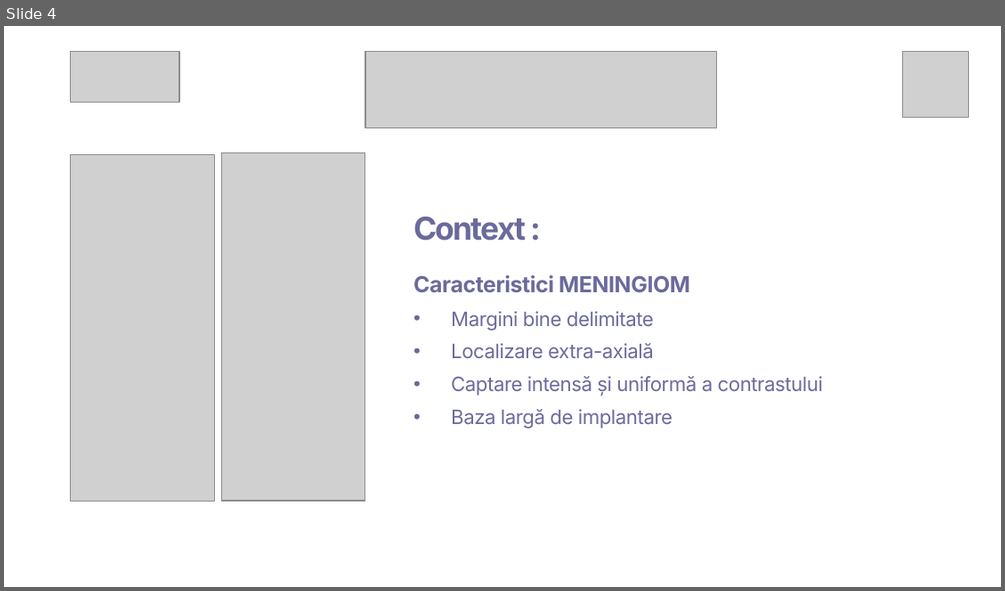
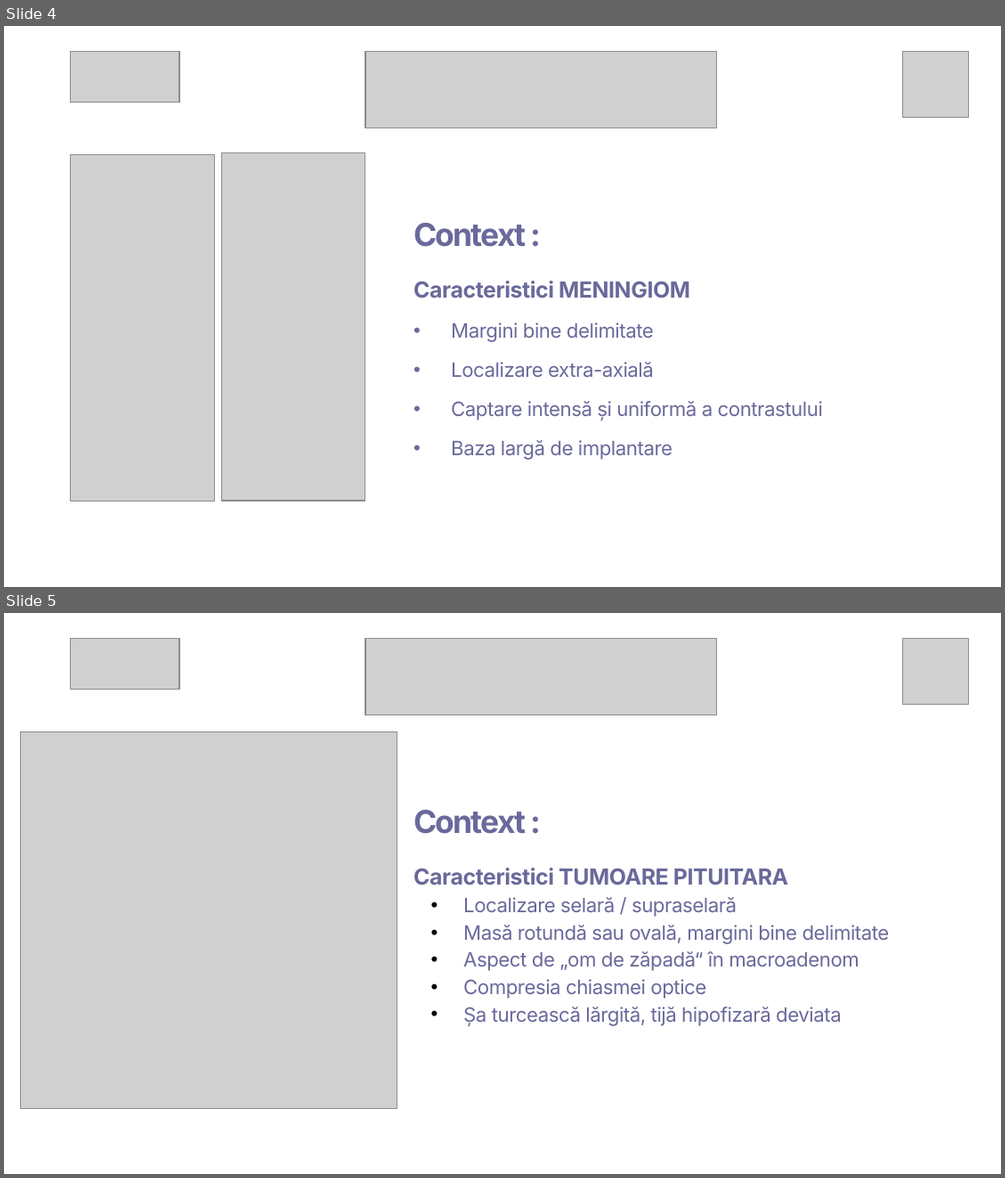
Before and after one commit to Sstar7-UNI/NeuroLens, a slide deck: Hritcu_Condrea.pptx. Shown one above the other, each under a label of ours: slide 4 before the commit, slides 4 and 5 after it. The pictures are 1005x591 and 1005x1178 pixels, drawn with LibreOffice and Linux fonts; fonts in the diff are those of the drawing; grey boxes stand for pictures. Boxes give left, top, right and bottom in pixels: in the first picture for what was removed or moved away, otherwise in the second. Text is boxed around its words. In the diff, an @@ line names an element or a change of style, - is before the commit and + after.

```diff
--- a/Hritcu_Condrea.pptx
+++ b/Hritcu_Condrea.pptx
@@ slide 5 added at bbox=[4, 613, 1001, 1174], background #FFFFFF @@
@@ picture added at bbox=[71, 639, 179, 690] @@
@@ picture added at bbox=[364, 639, 717, 715] @@
@@ picture added at bbox=[903, 639, 969, 705] @@
@@ picture added at bbox=[21, 731, 397, 1109] @@
@@ text added at bbox=[413, 810, 526, 834], 22.8 pt, text #6A699B, bold @@
+Context :
@@ text added at bbox=[413, 868, 890, 1027], 14.2 pt, text #6A699B @@
+Caracteristici TUMOARE PITUITARA
+• Localizare selară / supraselară
+• Masă rotundă sau ovală, margini bine delimitate
+• Aspect de „om de zăpadă“ în macroadenom
+• Compresia chiasmei optice
+• Șa turcească lărgită, tijă hipofizară deviata
@@ slide 4 changed as well @@
@@ text "Context :" at bbox=[413, 223, 526, 247]: line spacing 22.8pt to 1 @@
@@ text "Caracteristici MENINGIOM" at bbox=[413, 281, 823, 459]: line spacing 19.2pt to 1.2; line spacing 23.7pt to 1.66 @@
```
Also in this commit, not shown: 16 other slides changed.
